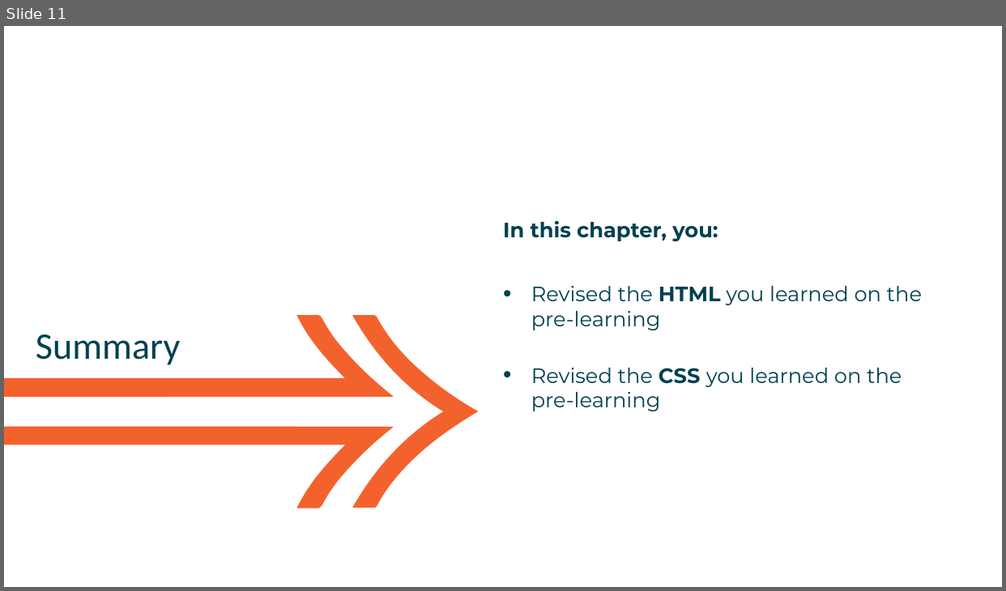
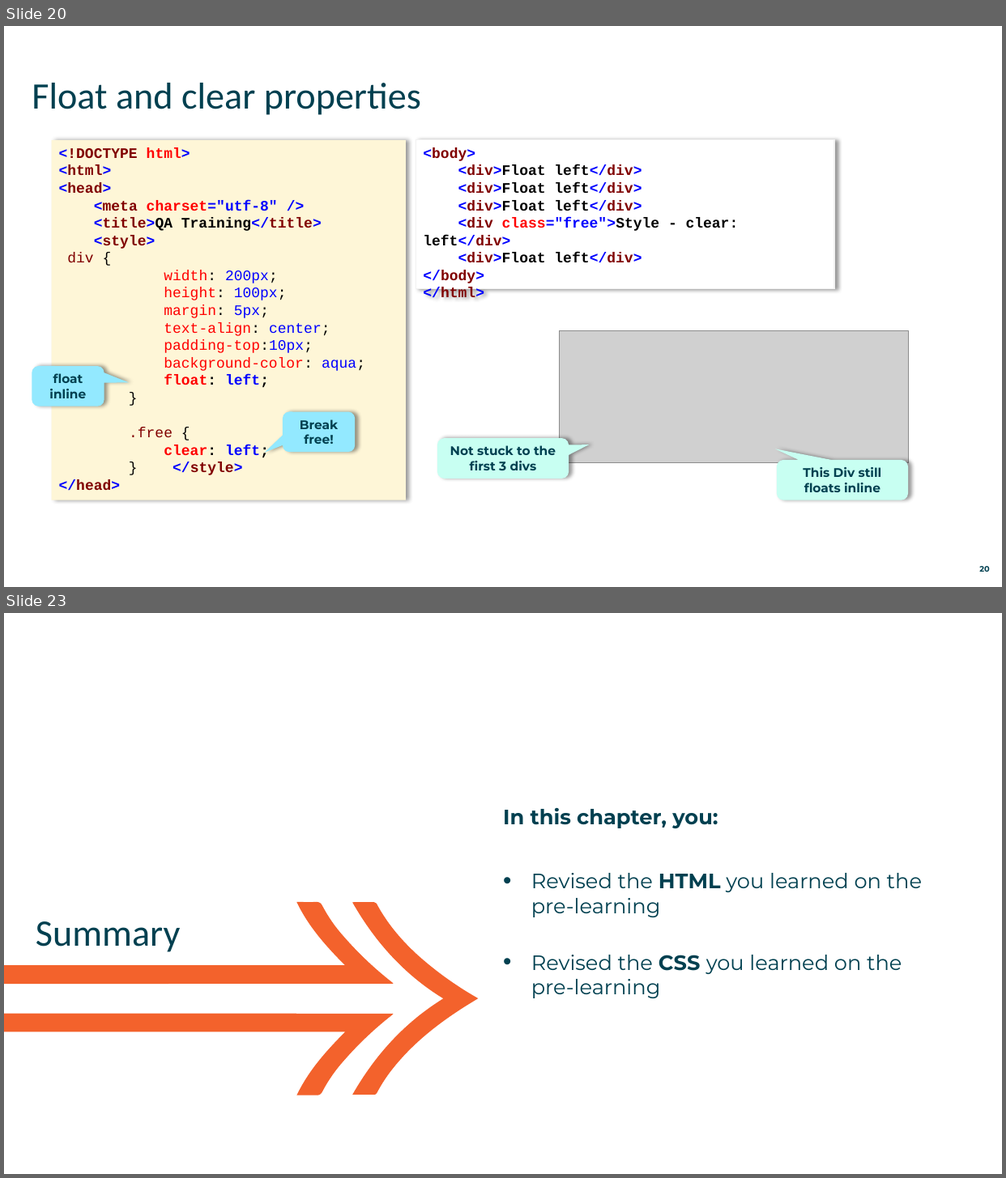
Before and after one commit to mikebaradaran/web_fundamentals, a slide deck: Slides/HTML CSS/01 - HTML and CSS Revision.pptx. Shown one above the other, each under a label of ours: slide 11 before the commit, slides 20 and 23 after it; the slides between them are not shown. The pictures are 1006x591 and 1006x1178 pixels, drawn with LibreOffice and Linux fonts; fonts in the diff are those of the drawing; grey boxes stand for pictures. Boxes give left, top, right and bottom in pixels: in the first picture for what was removed or moved away, otherwise in the second. Text is boxed around its words. In the diff, an @@ line names an element or a change of style, - is before the commit and + after.

Commit message:
Updated teh HTML CSS chapter

```diff
--- a/Slides/HTML CSS/01 - HTML and CSS Revision.pptx
+++ b/Slides/HTML CSS/01 - HTML and CSS Revision.pptx
@@ slide 20 added at bbox=[4, 26, 1002, 587], background #FFFFFF @@
@@ title added at bbox=[32, 83, 421, 115], 36 pt, text #004050 @@
+Float and clear properties
@@ rectangle added at bbox=[51, 139, 405, 500], fill #FEF6D7, 14 pt, text #FF0000, bold @@
+<!DOCTYPE html>
+<html>
+<head>
+<meta charset="utf-8" />
+<title>QA Training</title>
+<style>
+div {
+width: 200px;
+height: 100px;
+margin: 5px;
+text-align: center;
+padding-top:10px;
+background-color: aqua;
+float: left;
+}
+.free {
+clear: left;
+} </style>
+</head>
@@ rectangle added at bbox=[415, 139, 834, 288], fill #FFFFFF, outline #F2F2F2 1 pt, 14 pt, text #000000, bold @@
+<body>
+<div>Float left</div>
+<div>Float left</div>
+<div>Float left</div>
+<div class="free">Style - clear: left</div>
+<div>Float left</div>
+</body>
+</html>
@@ picture added at bbox=[560, 331, 908, 463] @@
@@ rounded speech box added at bbox=[32, 367, 104, 407], fill #94E9FF, 12 pt, text #004050, bold @@
+float inline
@@ rounded speech box added at bbox=[283, 412, 355, 453], fill #94E9FF, 12 pt, text #004050, bold @@
+Break free!
@@ rounded speech box added at bbox=[437, 438, 569, 479], fill #C8FFF2, 12 pt, text #004050, bold @@
+Not stuck to the first 3 divs
@@ rounded speech box added at bbox=[777, 460, 908, 501], fill #C8FFF2, 12 pt, text #004050, bold @@
+This Div still floats inline
@@ page number added at bbox=[979, 566, 989, 572], 7.6 pt, text #004050, bold @@
+20
@@ what was slide 11 is now slide 23 @@
```
Also in this commit, not shown: 3 slides changed, 14 other slides added, 1 slide removed, 1 other file.
